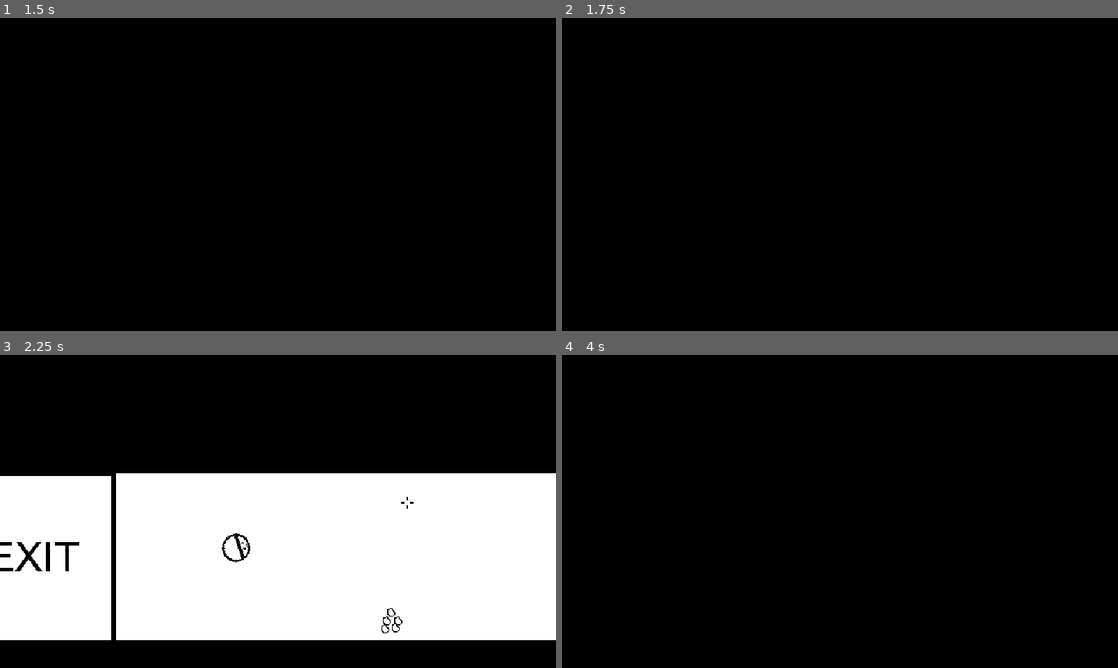
Above: before the commit, frames 1-4 (two rows, left to right).
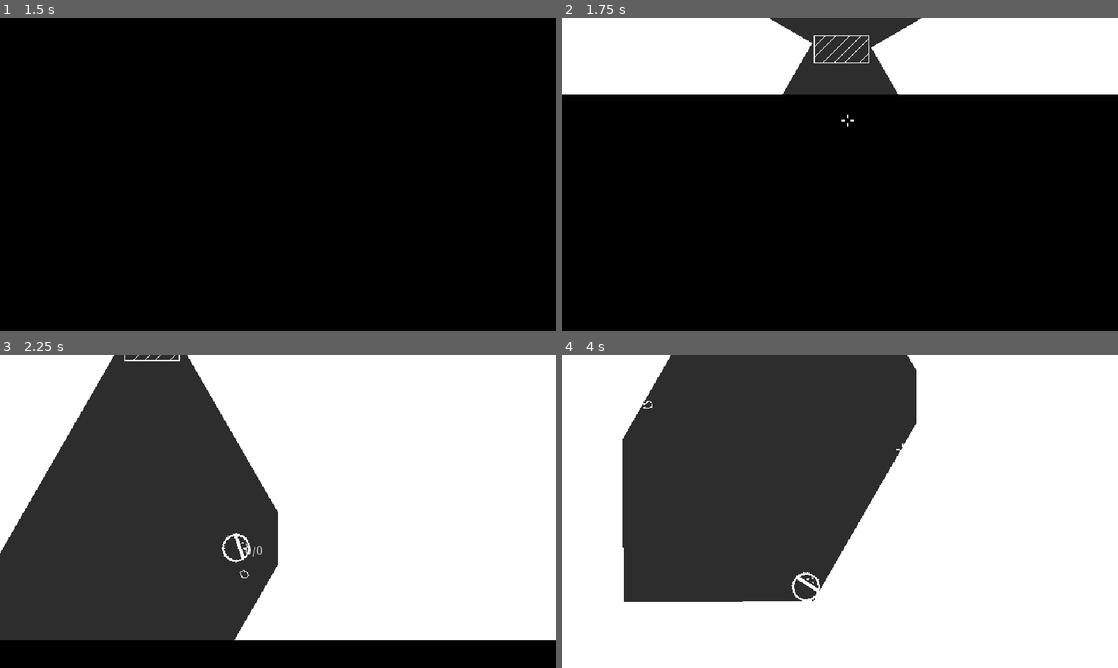
Above: after the commit, the same moments.

Repository: Sodaro/Closed-and-Quartered
Game: Godot game, scene res://main.tscn
Same seed, same stepped clock (60 frames per second), same inputs: the game is played once before the commit and once after it. Sound files missing from this copy of the repository are replaced by a short silence.
Inputs (mouse positions are in pixels of both pictures, inside the frame that each line leads up to):
- Up to frame 1 (1.5 s): click "Start Game" at 0.5 s; click "Start Game" at 1.25 s
- Up to frame 2 (1.75 s): no input
- Up to frame 3 (2.25 s): move the mouse to (400, 495) at 2.02 s; hold D (right) from 2.03 s (still down); tap E (interact) at 2.1 s
- Up to frame 4 (4 s): move the mouse to (728, 527) at 2.77 s; release D (right) at 2.78 s; hold S (down) 2.78-3.53 s; right-click (728, 527) at 2.85 s; move the mouse to (895, 442) at 3.52 s; press the mouse at (895, 442) at 3.53 s; hold D (right) from 3.53 s (still down)

Frame 1 is identical in both runs. In frame 2, 24% of the frame differs, in the area x 0-100%, y 0-35%; in frame 3, 62%; in frame 4, 100%, in the area x 0-100%, y 0-100%.

Commit message:
work on level1

Diff:
--- a/enemies/sentry.gd
+++ b/enemies/sentry.gd
@@ -5,7 +5,7 @@
 var blood_scene: PackedScene = load("res://effects/blood_splat.tscn")
 
 var _reaction_time: float = 0.2
-var _rotation_speed: float = 180
+var _rotation_speed: float = 360
 
 var health: float = 1.0
 var is_fragile: bool = false
@@ -43,9 +43,9 @@
 
 	var player_pos: Vector2 = Helpers.PLAYER.global_position
 	var to_player: Vector2 = player_pos - global_position
-	var angle_to_player: float = rad_to_deg(transform.x.angle_to(to_player))
+	var angle_to_player: float = rad_to_deg(global_transform.x.angle_to(to_player))
 	rotate(sign(angle_to_player) * deg_to_rad(_rotation_speed) * delta)
-	if angle_to_player < rad_to_deg(15):
+	if angle_to_player < 15:
 		if !weapon.can_use_weapon():
 			return
 		weapon.use_weapon()
--- a/enemies/shotgun_sentry.tscn
+++ b/enemies/shotgun_sentry.tscn
@@ -36,4 +36,5 @@
 
 [node name="PlayerDetectionComponent" type="Node2D" parent="." unique_id=521831310]
 script = ExtResource("5_la4f5")
+proximity_detection_range = 120.0
 metadata/_custom_type_script = "uid://gsqw10t640bb"
--- a/levels/level_01.tscn
+++ b/levels/level_01.tscn
@@ -3,11 +3,12 @@
 [ext_resource type="Script" uid="uid://dw1yli4dogk5j" path="res://level.gd" id="1_3hls8"]
 [ext_resource type="PackedScene" uid="uid://bevms62jtinl" path="res://player/player.tscn" id="2_hbghi"]
 [ext_resource type="PackedScene" uid="uid://c38or1gus36ru" path="res://level_actors/solid_wall.tscn" id="3_81a5f"]
-[ext_resource type="PackedScene" uid="uid://cc4332lap8a28" path="res://level_actors/level_exit.tscn" id="5_mllcm"]
-[ext_resource type="PackedScene" uid="uid://lu20df8gxi6p" path="res://weapons/handgun/handgun.tscn" id="6_cg8v6"]
+[ext_resource type="PackedScene" uid="uid://cc4332lap8a28" path="res://level_actors/level_exit.tscn" id="6_j0sdw"]
 [ext_resource type="PackedScene" uid="uid://dt2b5tswwt2ps" path="res://level_actors/level_collectible.tscn" id="6_q7ibo"]
-[ext_resource type="PackedScene" uid="uid://caykhyce0tidl" path="res://weapons/shotgun/shotgun.tscn" id="7_j0sdw"]
-[ext_resource type="PackedScene" uid="uid://be30p8enxosl1" path="res://level_actors/glass_window.tscn" id="8_j0sdw"]
+[ext_resource type="PackedScene" uid="uid://b0vrbbxlb2cvp" path="res://weapons/rock/rock.tscn" id="7_cg8v6"]
+[ext_resource type="PackedScene" uid="uid://dyo4n2ioqhgye" path="res://enemies/handgun_sentry.tscn" id="7_j0sdw"]
+[ext_resource type="PackedScene" uid="uid://vt4jh3wdfjxa" path="res://enemies/shotgun_sentry.tscn" id="8_j0sdw"]
+[ext_resource type="PackedScene" uid="uid://be30p8enxosl1" path="res://level_actors/glass_window.tscn" id="9_jy02f"]
 
 [node name="Level01" type="Node2D" unique_id=460206190 node_paths=PackedStringArray("level_exit", "collectible", "player")]
 script = ExtResource("1_3hls8")
@@ -18,73 +19,130 @@
 metadata/_custom_type_script = "uid://dw1yli4dogk5j"
 
 [node name="Player" parent="." unique_id=471040967 instance=ExtResource("2_hbghi")]
-position = Vector2(334, 192)
+position = Vector2(292, 22)
+rotation = -1.5707964
 
 [node name="SolidWall" parent="." unique_id=844711368 instance=ExtResource("3_81a5f")]
-position = Vector2(-64, 20.000002)
+position = Vector2(-71, -143)
+rotation = -1.0471976
+scale = Vector2(14.329153, 15.72005)
+
+[node name="SolidWall10" parent="." unique_id=75391267 instance=ExtResource("3_81a5f")]
+position = Vector2(-168, 65)
 rotation = -1.5755471
-scale = Vector2(14.329153, 15.72005)
+scale = Vector2(15.207773, 16.880005)
 
 [node name="SolidWall2" parent="." unique_id=1509187436 instance=ExtResource("3_81a5f")]
 position = Vector2(239.00002, 421.00006)
 rotation = -0.0009590863
 scale = Vector2(34.71036, 10.912887)
 
-[node name="SolidWall3" parent="." unique_id=990584220 instance=ExtResource("3_81a5f")]
-position = Vector2(-61.99997, -223.00002)
-rotation = -3.1415927
-scale = Vector2(15.040003, 1)
-
 [node name="SolidWall7" parent="." unique_id=1955565729 instance=ExtResource("3_81a5f")]
-position = Vector2(-390.00003, -445.99997)
+position = Vector2(-192, -481.99994)
 rotation = -1.5837572
 scale = Vector2(20.102638, 7.828853)
 
 [node name="SolidWall8" parent="." unique_id=2012239737 instance=ExtResource("3_81a5f")]
-position = Vector2(-69.000046, -720)
-scale = Vector2(15.040003, 1)
+position = Vector2(-91, -807)
+scale = Vector2(19.999298, 9.139337)
 
 [node name="SolidWall9" parent="." unique_id=1322530814 instance=ExtResource("3_81a5f")]
-position = Vector2(402.99997, -894.99994)
+position = Vector2(353, -1055)
 scale = Vector2(49.77189, 11.925783)
 
 [node name="SolidWall6" parent="." unique_id=473819649 instance=ExtResource("3_81a5f")]
-position = Vector2(737.99994, -450.00003)
+position = Vector2(677, -607)
 rotation = 1.5711443
-scale = Vector2(16.438257, 16.460129)
+scale = Vector2(28.059113, 15.165089)
 
 [node name="SolidWall4" parent="." unique_id=1498833982 instance=ExtResource("3_81a5f")]
-position = Vector2(600, 49)
-rotation = -1.5496415
+position = Vector2(625, -96.000015)
+rotation = -2.0943952
 scale = Vector2(15.470306, 12.394564)
 
-[node name="SolidWall5" parent="." unique_id=656825335 instance=ExtResource("3_81a5f")]
-position = Vector2(560.99994, -200.99998)
-rotation = 0.010505935
-scale = Vector2(9.887428, 1)
-collision_layer = 2
+[node name="SolidWall5" parent="." unique_id=1248577846 instance=ExtResource("3_81a5f")]
+position = Vector2(328.00003, -522)
+rotation = -3.403392
+scale = Vector2(-1.253761, 1.655284)
 
-[node name="LevelExit" parent="." unique_id=1000780445 instance=ExtResource("5_mllcm")]
-position = Vector2(-103, -467.00006)
-scale = Vector2(17.235336, 25.18038)
+[node name="SolidWall13" parent="." unique_id=195991950 instance=ExtResource("3_81a5f")]
+position = Vector2(149.00002, -529)
+rotation = -4.712389
+scale = Vector2(-1.195599, 3.4648566)
+
+[node name="SolidWall14" parent="." unique_id=1883810903 instance=ExtResource("3_81a5f")]
+position = Vector2(209.99998, -534)
+rotation = -2.6179938
+scale = Vector2(-1.253761, 1.655284)
+
+[node name="SolidWall15" parent="." unique_id=535578035 instance=ExtResource("3_81a5f")]
+position = Vector2(253.99998, -531)
+rotation = -2.6179938
+scale = Vector2(-1.253761, 1.655284)
+
+[node name="SolidWall16" parent="." unique_id=2097956059 instance=ExtResource("3_81a5f")]
+position = Vector2(290, -507.00006)
+rotation = -3.1415927
+scale = Vector2(-1.253761, 1.655284)
+
+[node name="SolidWall17" parent="." unique_id=1311550546 instance=ExtResource("3_81a5f")]
+position = Vector2(366, -523)
+rotation = -2.8797934
+scale = Vector2(-1.253761, 1.655284)
+
+[node name="SolidWall18" parent="." unique_id=1875852546 instance=ExtResource("3_81a5f")]
+position = Vector2(409.99997, -531)
+rotation = -3.6651917
+scale = Vector2(-1.253761, 1.655284)
+
+[node name="SolidWall19" parent="." unique_id=1525266715 instance=ExtResource("3_81a5f")]
+position = Vector2(404.99997, -488.00006)
+rotation = -3.6651917
+scale = Vector2(-1.253761, 1.655284)
+
+[node name="SolidWall20" parent="." unique_id=1944110807 instance=ExtResource("3_81a5f")]
+position = Vector2(357, -477)
+rotation = -0.7853982
+scale = Vector2(-1.8519146, 2.0481207)
+
+[node name="SolidWall21" parent="." unique_id=1826906225 instance=ExtResource("3_81a5f")]
+position = Vector2(261.00003, -477.00003)
+rotation = -0.7853982
+scale = Vector2(-1.4306052, 2.7641962)
+
+[node name="SolidWall11" parent="." unique_id=628904369 instance=ExtResource("3_81a5f")]
+position = Vector2(638, 81)
+rotation = -1.5707964
+scale = Vector2(15.470306, 12.394564)
+
+[node name="SolidWall12" parent="." unique_id=1377209585 instance=ExtResource("3_81a5f")]
+position = Vector2(605, 152.99997)
+rotation = -1.0471976
+scale = Vector2(15.470306, 12.394564)
 
 [node name="LevelCollectible" parent="." unique_id=1999132453 instance=ExtResource("6_q7ibo")]
-position = Vector2(295, -632)
+position = Vector2(245, -614)
 
-[node name="Handgun" parent="." unique_id=38970184 instance=ExtResource("6_cg8v6")]
-position = Vector2(211, 13)
+[node name="LevelExit" parent="." unique_id=1000780445 instance=ExtResource("6_j0sdw")]
+position = Vector2(333, -762)
 
-[node name="Shotgun" parent="." unique_id=2123585715 instance=ExtResource("7_j0sdw")]
-position = Vector2(325, 15)
+[node name="Rock2" parent="." unique_id=1743919173 instance=ExtResource("7_cg8v6")]
+position = Vector2(322, -12)
 
-[node name="GlassWindow" parent="." unique_id=503987870 instance=ExtResource("8_j0sdw")]
-position = Vector2(210, -222)
+[node name="HandgunSentry" parent="." unique_id=883219979 instance=ExtResource("7_j0sdw")]
+position = Vector2(294, -269)
+rotation = -1.5707964
 
-[node name="GlassWindow2" parent="." unique_id=1043758545 instance=ExtResource("8_j0sdw")]
-position = Vector2(274, -222)
+[node name="HandgunSentry2" parent="." unique_id=1767612021 instance=ExtResource("7_j0sdw")]
+position = Vector2(399, -587)
+rotation = -3.1415927
 
-[node name="GlassWindow3" parent="." unique_id=1470640836 instance=ExtResource("8_j0sdw")]
-position = Vector2(339, -222)
+[node name="HandgunSentry3" parent="." unique_id=951437606 instance=ExtResource("7_j0sdw")]
+position = Vector2(401, -634)
+rotation = -3.1415927
 
-[node name="GlassWindow4" parent="." unique_id=456130580 instance=ExtResource("8_j0sdw")]
-position = Vector2(402, -222)
+[node name="ShotgunSentry" parent="." unique_id=2084924774 instance=ExtResource("8_j0sdw")]
+position = Vector2(18, -615)
+
+[node name="GlassWindow" parent="." unique_id=503987870 instance=ExtResource("9_jy02f")]
+position = Vector2(295, -209)
--- a/main.tscn
+++ b/main.tscn
@@ -2,7 +2,7 @@
 
 [ext_resource type="Script" uid="uid://c8ttdgntb828h" path="res://main.gd" id="1_0xm2m"]
 [ext_resource type="PackedScene" uid="uid://dsyb72g1bumen" path="res://levels/level_03.tscn" id="1_ig7tw"]
-[ext_resource type="PackedScene" uid="uid://btao44f7ymy1g" path="res://levels/level_02.tscn" id="3_272bh"]
+[ext_resource type="PackedScene" uid="uid://ddttsw8kd05b4" path="res://levels/level_01.tscn" id="2_lquwl"]
 [ext_resource type="PackedScene" uid="uid://gmntor6b33ir" path="res://UI/main_menu.tscn" id="7_272bh"]
 [ext_resource type="Script" uid="uid://clujaost7xhfm" path="res://wipe.gd" id="8_5vw27"]
 
@@ -14,7 +14,7 @@
 
 [node name="Main" type="Node" unique_id=1911769299]
 script = ExtResource("1_0xm2m")
-levels = Array[PackedScene]([ExtResource("3_272bh"), ExtResource("1_ig7tw")])
+levels = Array[PackedScene]([ExtResource("2_lquwl"), ExtResource("1_ig7tw")])
 
 [node name="CanvasLayer" type="CanvasLayer" parent="." unique_id=658215102]
 
--- a/weapons/rock/rock.tscn
+++ b/weapons/rock/rock.tscn
@@ -25,5 +25,4 @@
 
 [node name="PickupComponent" type="Node2D" parent="." unique_id=1384290506]
 script = ExtResource("4_lhlnk")
-pickup_radius = 16.0
 metadata/_custom_type_script = "uid://12xpdtv0twus"
